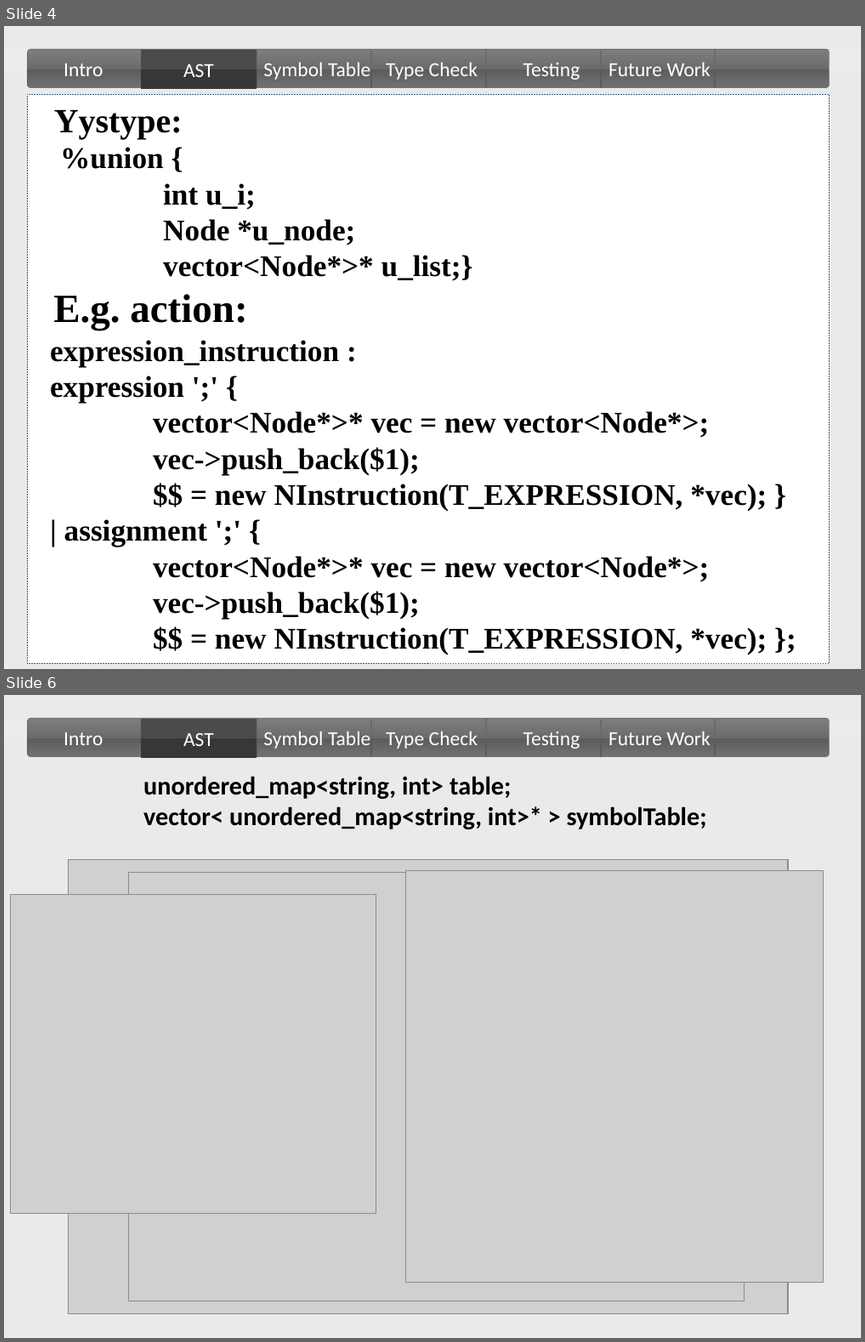
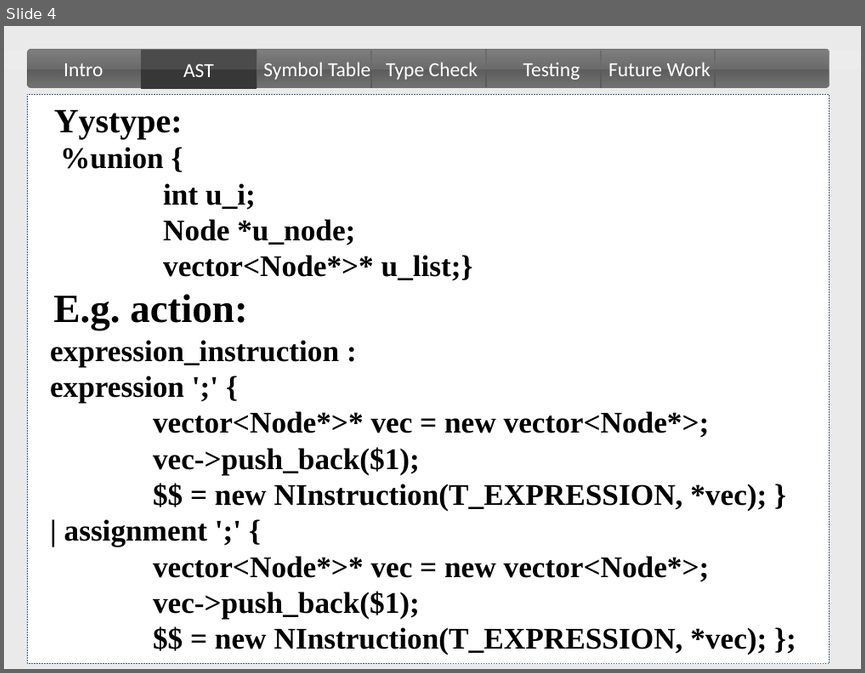
Before and after one commit to aaaeeeo/51300-Compiler, a slide deck: project-presentation.pptx. Shown one above the other, each under a label of ours: slides 4 and 6 before the commit, slide 4 after it; the slides between them are not shown. The pictures are 865x1342 and 865x673 pixels, drawn with LibreOffice and Linux fonts; fonts in the diff are those of the drawing; grey boxes stand for pictures. Boxes give left, top, right and bottom in pixels: in the first picture for what was removed or moved away, otherwise in the second. Text is boxed around its words. In the diff, an @@ line names an element or a change of style, - is before the commit and + after.

```diff
--- a/project-presentation.pptx
+++ b/project-presentation.pptx
@@ slide 6 removed at bbox=[4, 695, 861, 1338], background #D9D9D9 at 55% opacity @@
@@ rectangle removed at bbox=[4, 719, 861, 738] @@
@@ rounded rectangle removed at bbox=[28, 718, 830, 757] @@
@@ rounded rectangle removed at bbox=[141, 719, 256, 757] @@
@@ line removed from (142, 757) to (142, 719) @@
@@ line removed from (257, 757) to (257, 719) @@
@@ line removed from (371, 757) to (371, 720) @@
@@ line removed from (487, 755) to (487, 719) @@
@@ line removed from (601, 758) to (601, 720) @@
@@ line removed from (715, 757) to (715, 719) @@
@@ text removed at bbox=[64, 732, 103, 745] @@
-Intro
@@ text removed at bbox=[183, 732, 214, 746] @@
-AST
@@ text removed at bbox=[263, 731, 370, 749] @@
-Symbol Table
@@ text removed at bbox=[386, 731, 477, 749] @@
-Type Check
@@ text removed at bbox=[523, 732, 580, 749] @@
-Testing
@@ text removed at bbox=[608, 731, 710, 745] @@
-Future Work
@@ text removed at bbox=[143, 776, 707, 829] @@
-unordered_map<string, int> table;
-vector< unordered_map<string, int>* > symbolTable;
@@ picture removed at bbox=[68, 860, 788, 1314] @@
@@ picture removed at bbox=[128, 872, 744, 1301] @@
@@ picture removed at bbox=[406, 871, 823, 1282] @@
@@ picture removed at bbox=[10, 895, 376, 1213] @@
```
Also in this commit, not shown: 2 slides changed, 1 other file.
